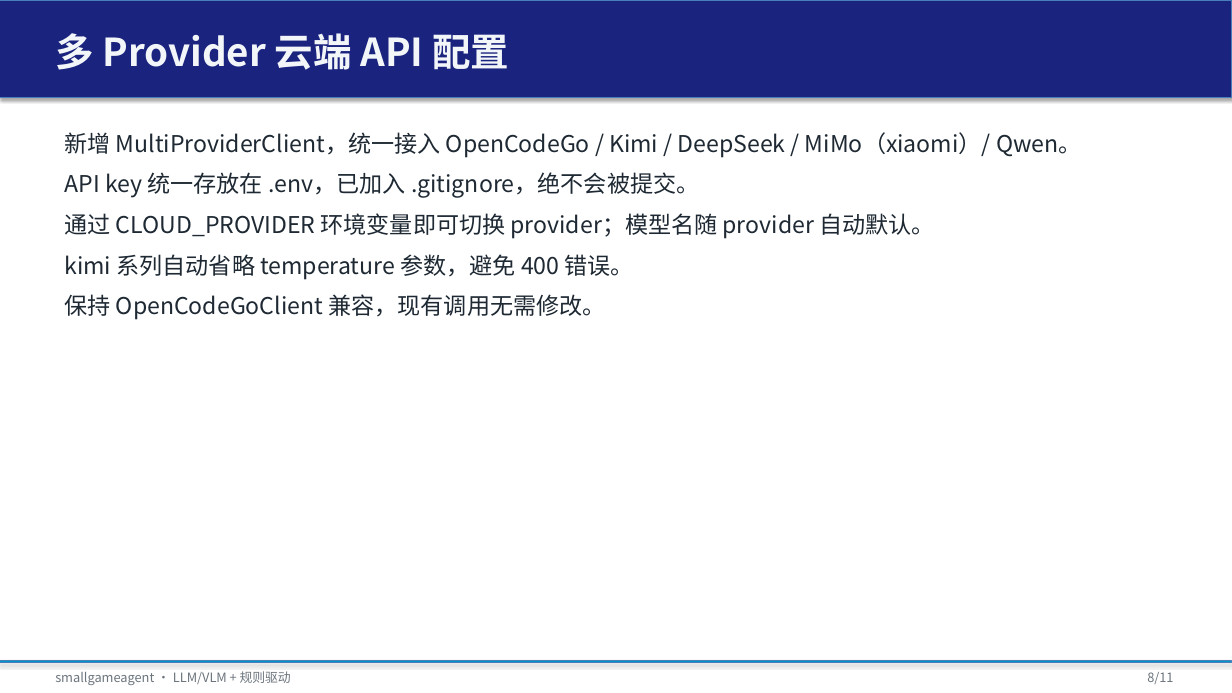
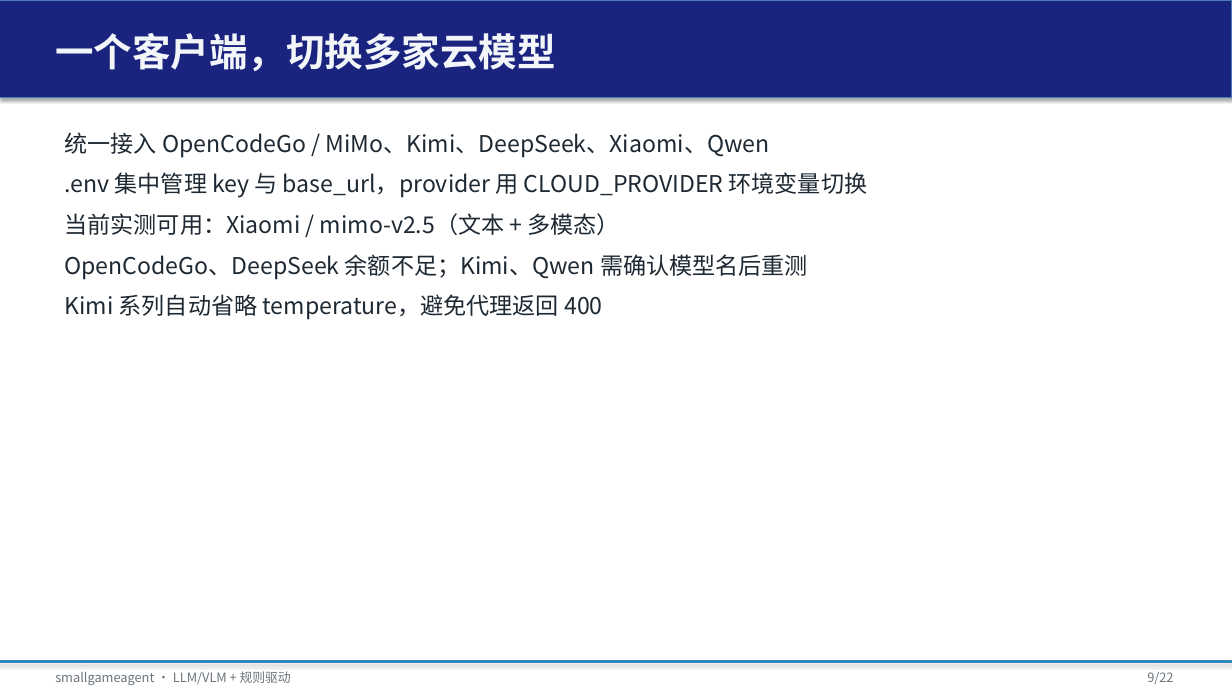
Before and after one commit to tzhazuma/smallgameagent, a slide deck: slide 9 of reports/smallgameagent_report.pptx (slide 8 before the commit). Drawn at 1232x693 pixels with LibreOffice and Linux fonts; fonts in the diff are those of the drawing. Boxes give left, top, right and bottom in pixels: in the first picture for what was removed or moved away, otherwise in the second. Text is boxed around its words. In the diff, an @@ line names an element or a change of style, - is before the commit and + after.

```diff
--- a/reports/smallgameagent_report.pptx
+++ b/reports/smallgameagent_report.pptx
@@ text at box(55, 33, 555, 71): text changed @@
-多 Provider 云端 API 配置
+一个客户端，切换多家云模型
@@ text at box(64, 132, 868, 320): text changed @@
-新增 MultiProviderClient，统一接入 OpenCodeGo / Kimi / DeepSeek / MiMo（xiaomi）/ Qwen。
-API key 统一存放在 .env，已加入 .gitignore，绝不会被提交。
-通过 CLOUD_PROVIDER 环境变量即可切换 provider；模型名随 provider 自动默认。
-kimi 系列自动省略 temperature 参数，避免 400 错误。
-保持 OpenCodeGoClient 兼容，现有调用无需修改。
+统一接入 OpenCodeGo / MiMo、Kimi、DeepSeek、Xiaomi、Qwen
+.env 集中管理 key 与 base_url，provider 用 CLOUD_PROVIDER 环境变量切换
+当前实测可用：Xiaomi / mimo-v2.5（文本 + 多模态）
+OpenCodeGo、DeepSeek 余额不足；Kimi、Qwen 需确认模型名后重测
+Kimi 系列自动省略 temperature，避免代理返回 400
@@ text at box(1147, 672, 1173, 684): text changed @@
-8/11
+9/22
```
Also in this commit, not shown: 7 other slides changed, 13 slides added, 2 slides removed, 8 other files.
